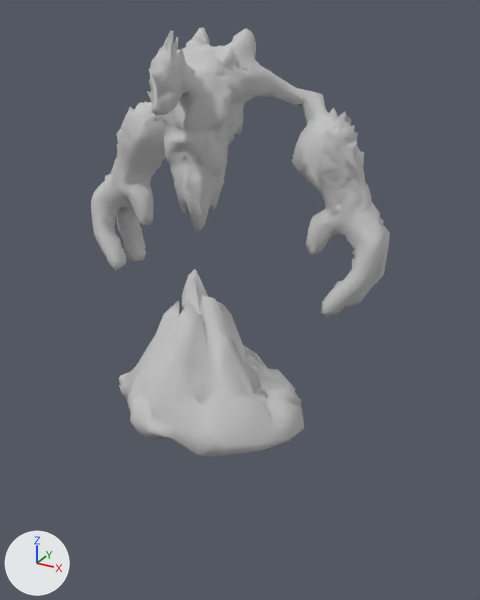
One commit to the FBX model Assets/Resources/meshes/towers/slow_tower.FBX: the scene before it, then after it.
Rendered twice from a camera (50 mm lens) standing at (0.775, -1.247, 0.899) and looking at (0.062, 0.051, 0.25). Lighting does not change. The marker at lower left points along +X, +Y and +Z. Where no turn or scale is listed for an object, it has been applied to the vertices.

Names of what the first picture shows: 'Group44462', 'slow tower mesh'.
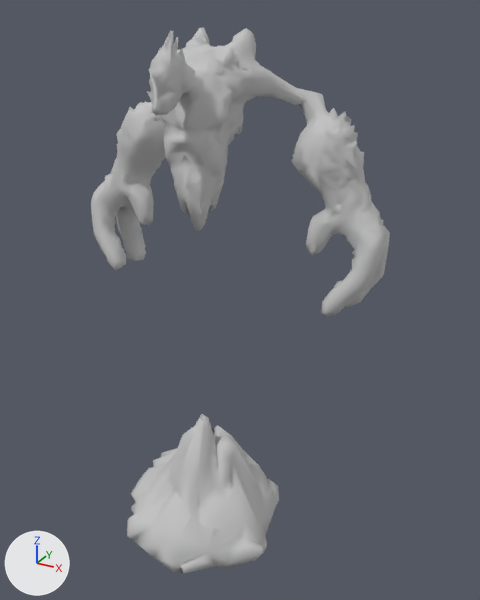
Location of each change, [x1, y1, x2, y2] in pixels of the pictures (480 x 600 px):
'Group44462', moved, turned: before [119, 269, 304, 457]; after [127, 414, 279, 574]

The change in detail:
Object 'Group44462' (ob_group44462) moves from (-0.02, -0.009, 0.68) to (-0.02, -0.009, 0.277).
Object 'Group44462' (ob_group44462) turns from (0, -2.8, 0) to (0, -2.8, 149) degrees about x, y and z.
